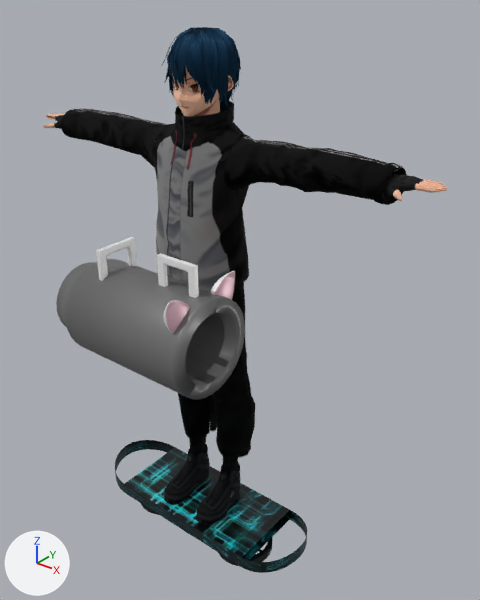
A saved change to the FBX model Assets/Hirase/Prefabs/character/man_ROKERAN.fbx.
Both versions are drawn from a camera (50 mm lens) standing at (1.418, -1.525, 2.003) and looking at (0.14, 0.072, 1.013). The axes (+X, +Y, +Z) are drawn at lower left. The lights are the same throughout. Where no turn or scale is listed for an object, it has been applied to the vertices. Vertices at the same position are counted once.

The first picture shows 'Body', 'Face', 'Hair', '球.002', '立方体.001'.
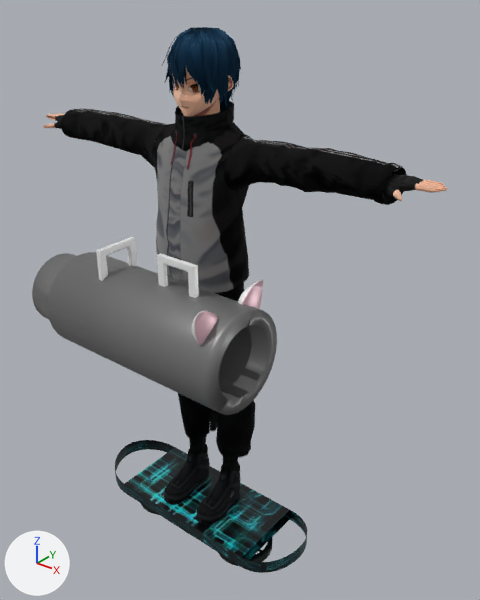
The change, as a list of edits to the scene's bpy script:
```text
Change me_球_003:
    where me_球_003.from_pydata(...)  # 6739 vertices, 5963 faces; spans x -0.094..0.496, y -0.163..0.163, z -0.163..0.261
    used by ob_球_002; location = (-0.247, -0.201, 0.983)
    me_球_003 part 1: the loose piece of 331 vertices spanning x -0.094..0.496, y -0.163..0.163, z -0.163..0.163 is multiplied about its middle by the matrix ((1.447, 0.0, 0.0), (0.0, 1.0, 0.0), (0.0, 0.0, 1.0)), then moved by (-0.005, 0.0, 0.0)
    me_球_003 part 2: the loose piece of 64 vertices spanning x 0.028..0.458, y -0.105..0.105, z -0.105..0.105 is scaled about its middle by (1.45, 1, 1), then moved by (0.014, 0.0, 0.0)
    me_球_003 part 3: the loose piece of 1538 vertices spanning x 0.426..0.469, y 0.054..0.154, z 0.096..0.205 is moved by (0.108, 0.0, 0.0)
    me_球_003 part 4: the loose piece of 1538 vertices spanning x 0.426..0.469, y -0.154..-0.054, z 0.096..0.205 is moved by (0.108, 0.0, 0.0)
```

Where the change shows, as pixel boxes (x1, y1, x2, y2) in the pictures (480 x 600 px; the box of a moved part takes in the faces that stretch with it):
'球.002', reshaped (29% wider, 10% taller)
    before: (56, 237, 245, 399)
    after: (32, 237, 277, 415)
part 1 of me_球_003, moved or reshaped
    before: (56, 259, 245, 399)
    after: (32, 252, 277, 415)
part 2 of me_球_003, moved or reshaped
    before: (186, 314, 224, 378)
    after: (219, 327, 252, 390)
part 3 of me_球_003, moved or reshaped
    before: (210, 271, 235, 300)
    after: (238, 280, 263, 309)
part 4 of me_球_003, moved or reshaped
    before: (163, 300, 190, 334)
    after: (192, 311, 218, 345)
